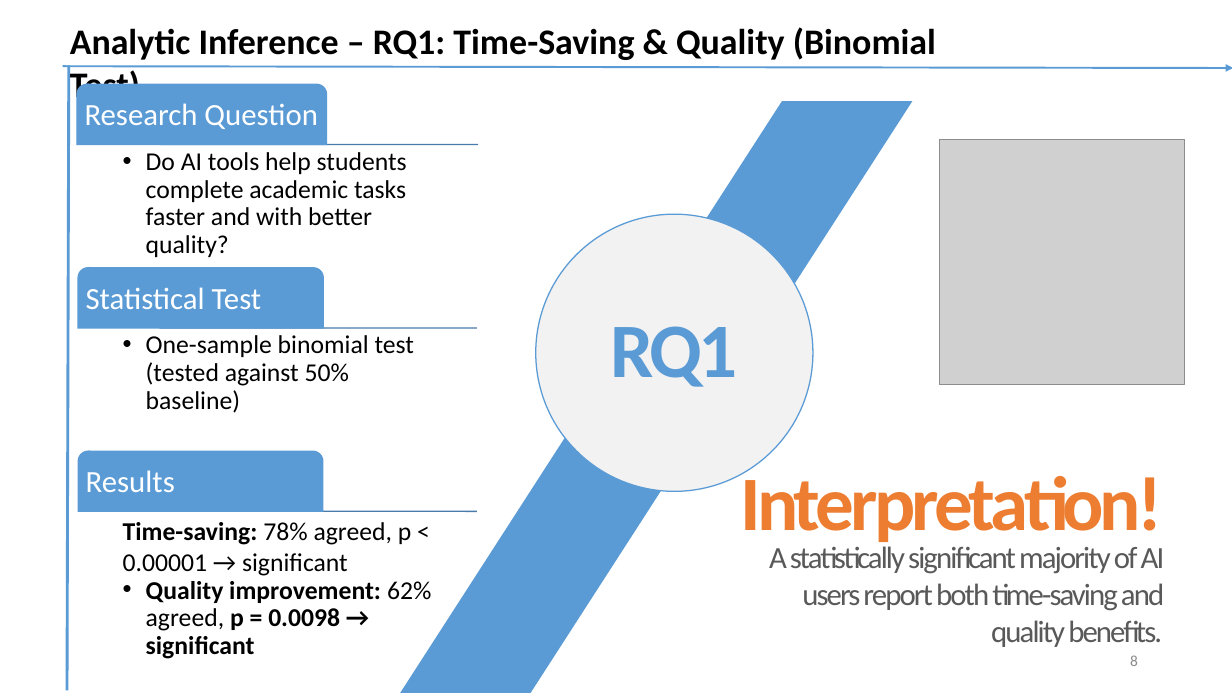
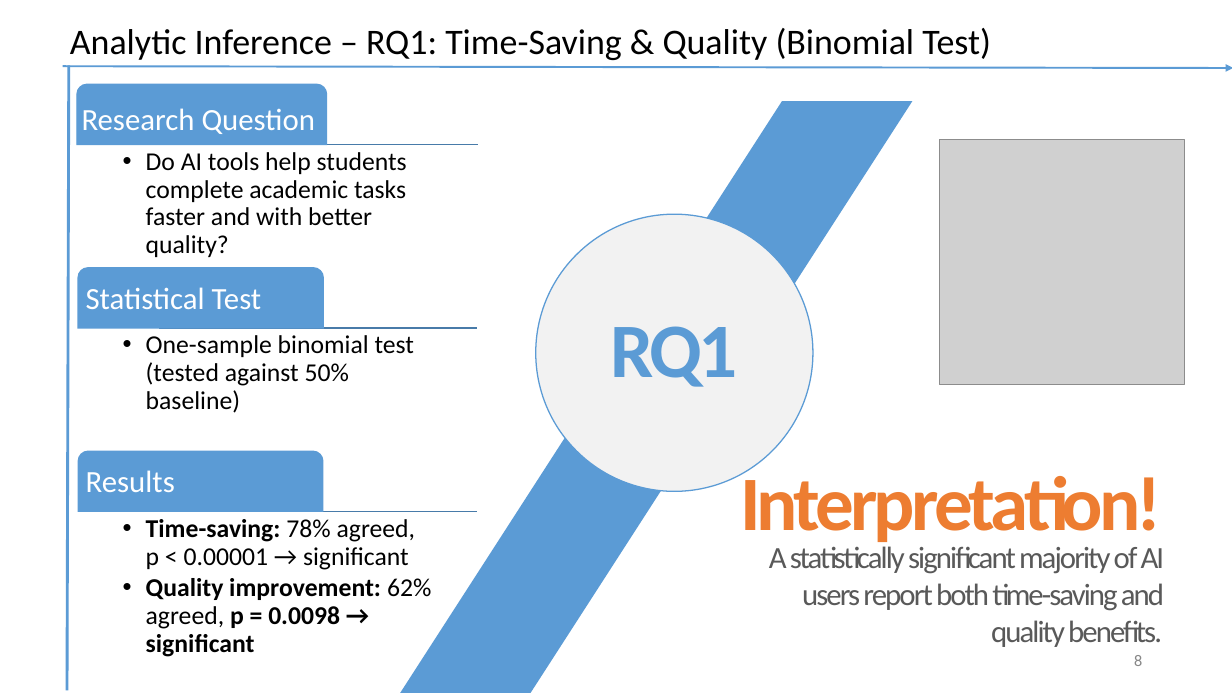
Before and after one commit to TuWienProjects/survey-methods-assignment2-group7, a slide deck: slide 8 of results/Presentaion DA 23-06-2025.pptx. Drawn at 1232x693 pixels with LibreOffice and Linux fonts; fonts in the diff are those of the drawing; grey boxes stand for pictures; background and template pictures are left out. Boxes give left, top, right and bottom in pixels: in the first picture for what was removed or moved away, otherwise in the second. Text is boxed around its words. In the diff, an @@ line names an element or a change of style, - is before the commit and + after.

```diff
--- a/results/Presentaion DA 23-06-2025.pptx
+++ b/results/Presentaion DA 23-06-2025.pptx
@@ text "Analytic Inference – RQ1: Time-Saving ..." at [70, 28, 991, 60]: bold off @@
@@ round same rect removed at [77, 84, 326, 144] @@
@@ freeform shape added at [77, 84, 326, 144], fill #5B9BD5, outline #5B9BD5 1 pt @@
@@ text "Research Question" at [82, 108, 315, 134]: more space between paragraphs @@
@@ parallelogram removed at [400, 101, 912, 693] @@
@@ freeform shape added at [400, 101, 912, 693], fill #5B9BD5 @@
@@ text "One-sample binomial test (tested against ..." at [146, 335, 415, 413]: bullet •• to • @@
@@ line (160, 328) - (477, 328): stroke #497CAB 1 pt to #487BA9 1 pt @@
@@ text at [146, 519, 431, 657]: text changed @@
-  •• Time-saving: 78% agreed, p < 0.00001 → significant
-     Quality improvement: 62% agreed, p = 0.0098 → significant
+  • Time-saving: 78% agreed, p < 0.00001 → significant
+  • Quality improvement: 62% agreed, p = 0.0098 → significant
@@ page number at [1134, 655, 1143, 666]: font Calibri to Roboto, text colour #8C8C8C to #888888 @@
```
Also in this commit, not shown: 9 other slides changed, 1 slide added, 1 slide removed.
